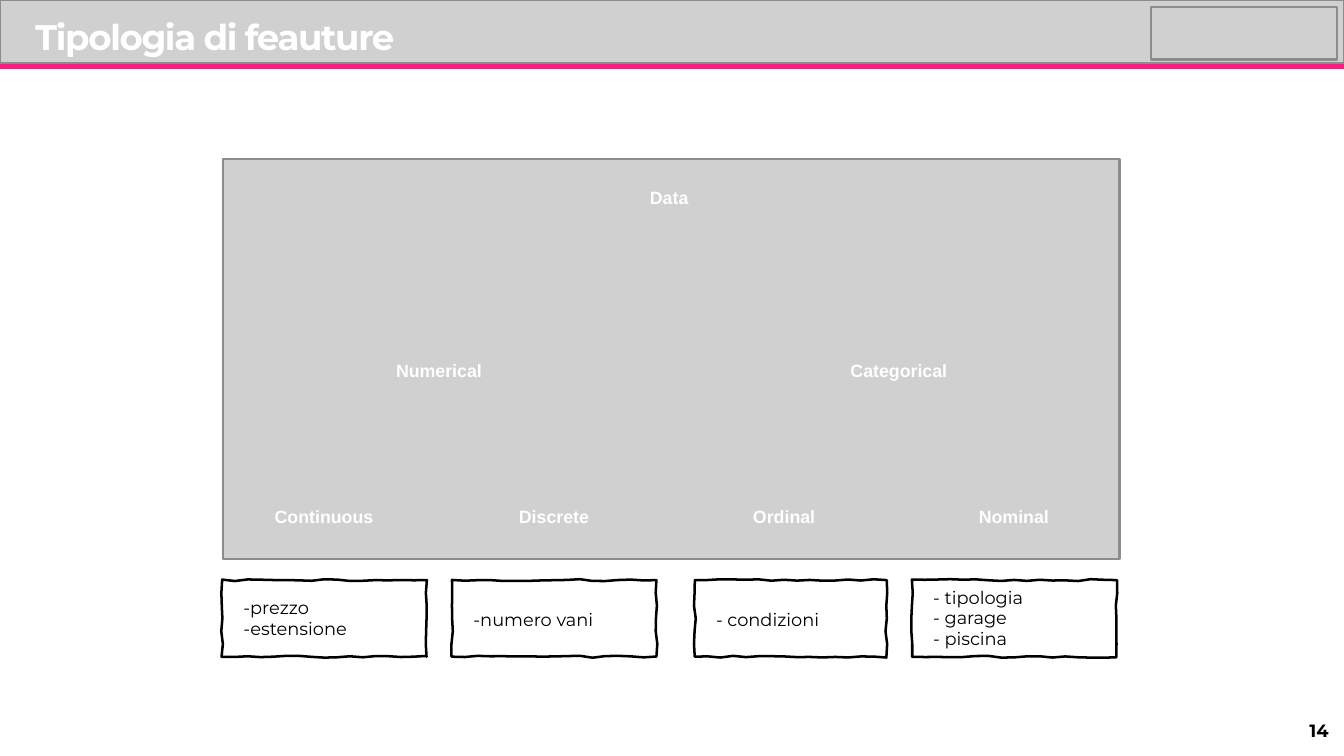
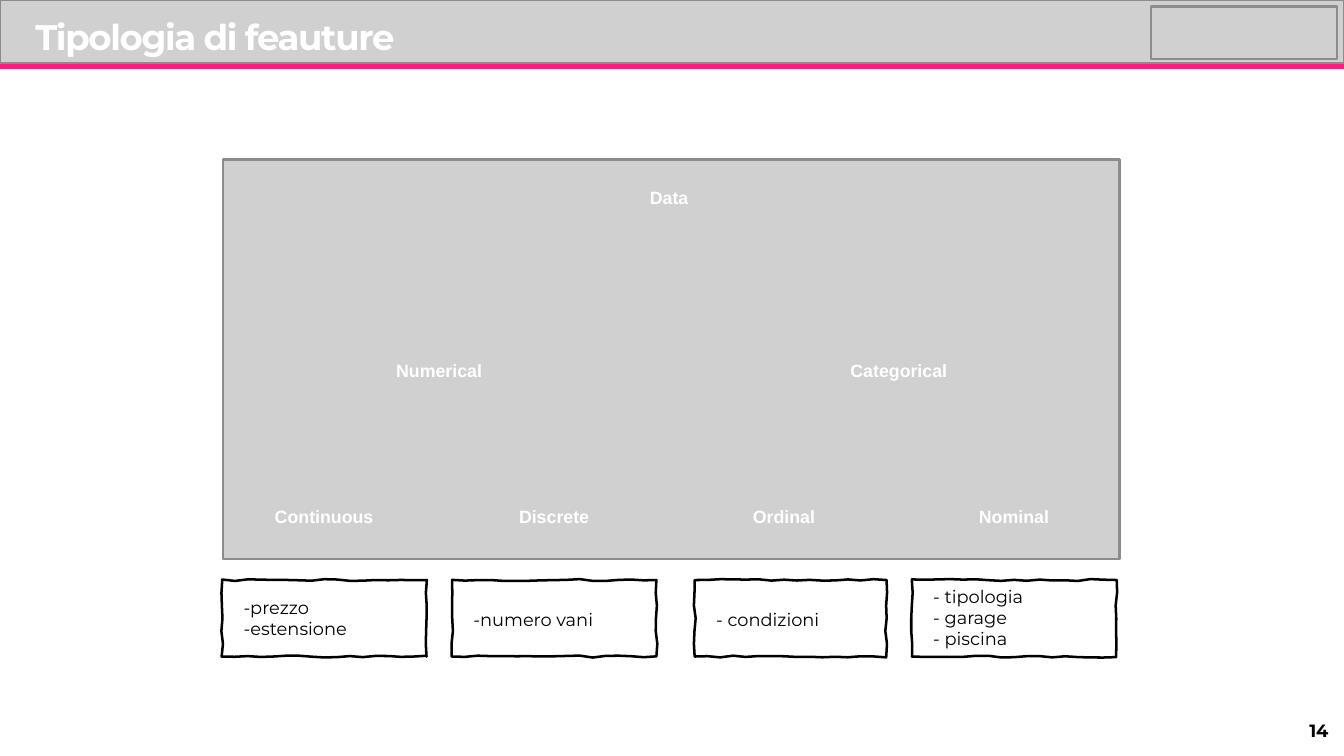
Before and after one commit to lorenzo-arcioni/master-ds, a slide deck: slide 14 of lezione_3/Lezione_03.pptx. Drawn at 1344x756 pixels with LibreOffice and Linux fonts; fonts in the diff are those of the drawing; grey boxes stand for pictures. Boxes give left, top, right and bottom in pixels: in the first picture for what was removed or moved away, otherwise in the second. Text is boxed around its words. In the diff, an @@ line names an element or a change of style, - is before the commit and + after.

```diff
--- a/lezione_3/Lezione_03.pptx
+++ b/lezione_3/Lezione_03.pptx
@@ freeform shape at [912, 579, 1118, 658]: outline redrawn @@
@@ text at [945, 590, 1024, 649]: line spacing 7pt to 7.1pt @@
```
Also in this commit, not shown: 24 other slides changed, 8 other files.
